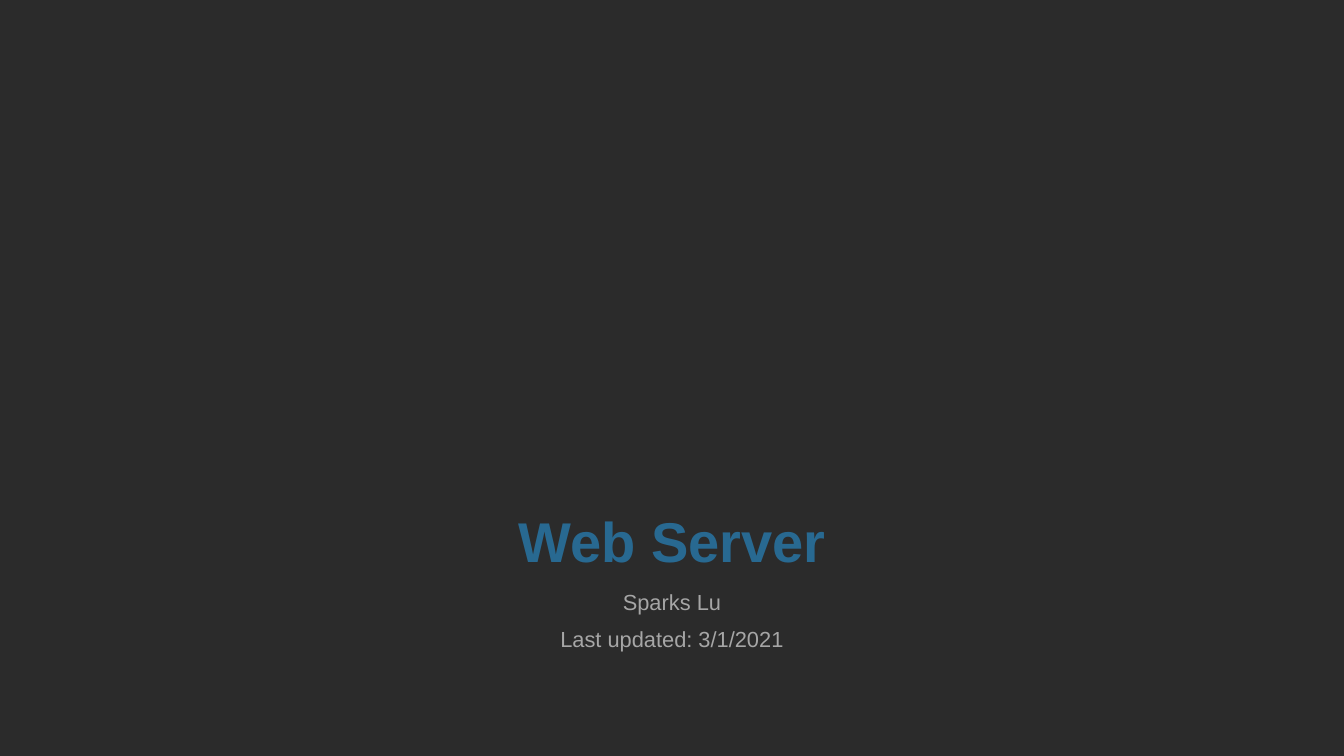
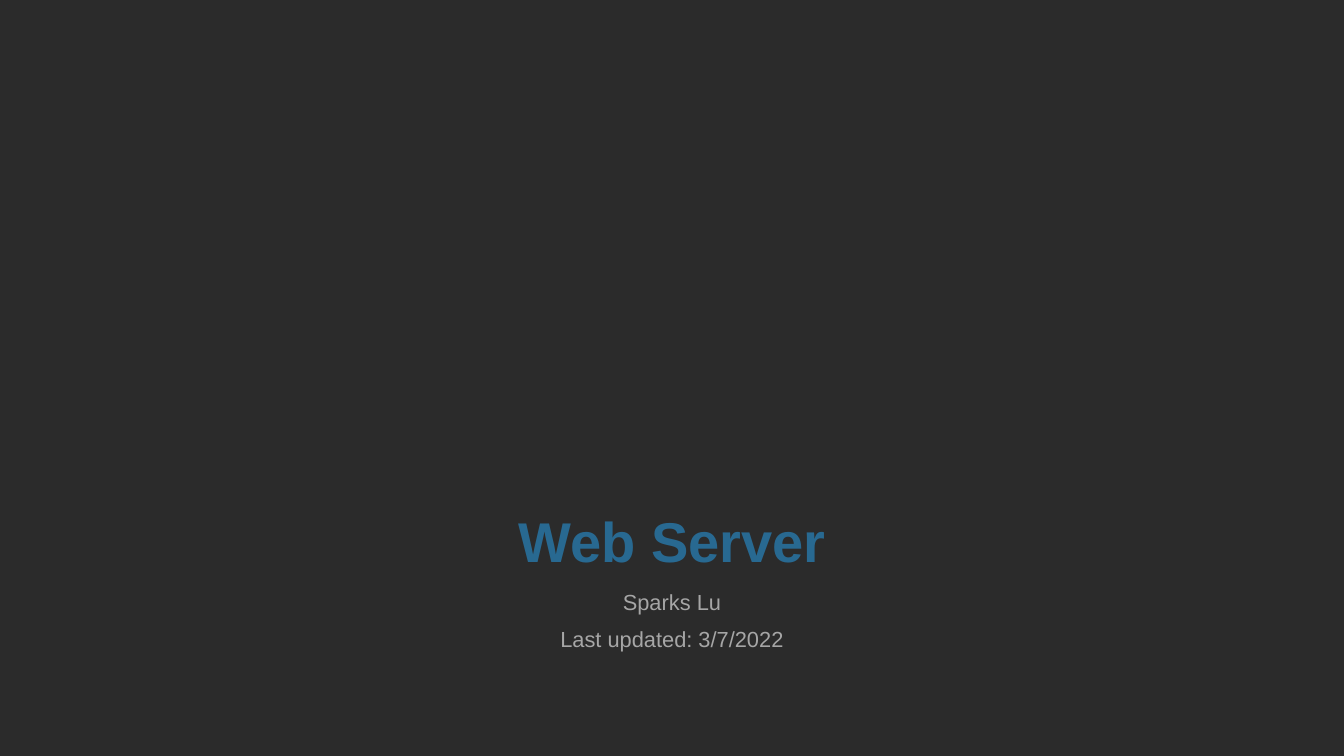
Before and after one commit to Sparks-Lu/TechNotes, a slide deck: slide 1 of Web/Server-Notes.pptx. Drawn at 1344x756 pixels with LibreOffice and Linux fonts; fonts in the diff are those of the drawing; background and template pictures are left out; a plain dark background stands for a picture behind light text. Boxes give left, top, right and bottom in pixels: in the first picture for what was removed or moved away, otherwise in the second. Text is boxed around its words. In the diff, an @@ line names an element or a change of style, - is before the commit and + after.

```diff
--- a/Web/Server-Notes.pptx
+++ b/Web/Server-Notes.pptx
@@ subtitle at bbox=[560, 631, 783, 652]: text changed @@
-Last updated: 3/1/2021
+Last updated: 3/7/2022
```
Also in this commit, not shown: 7 other slides changed, 13 slides added, 28 other files.
